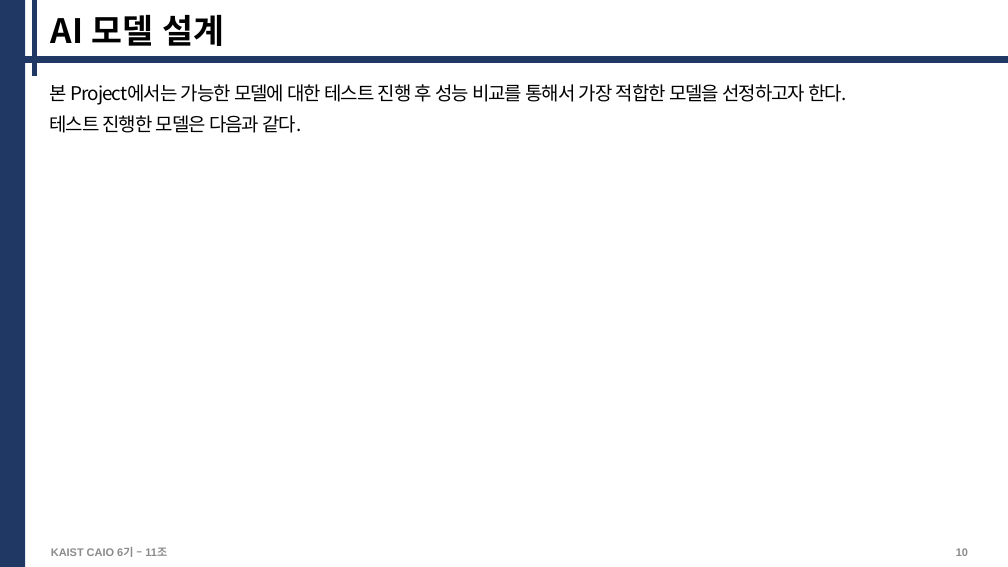
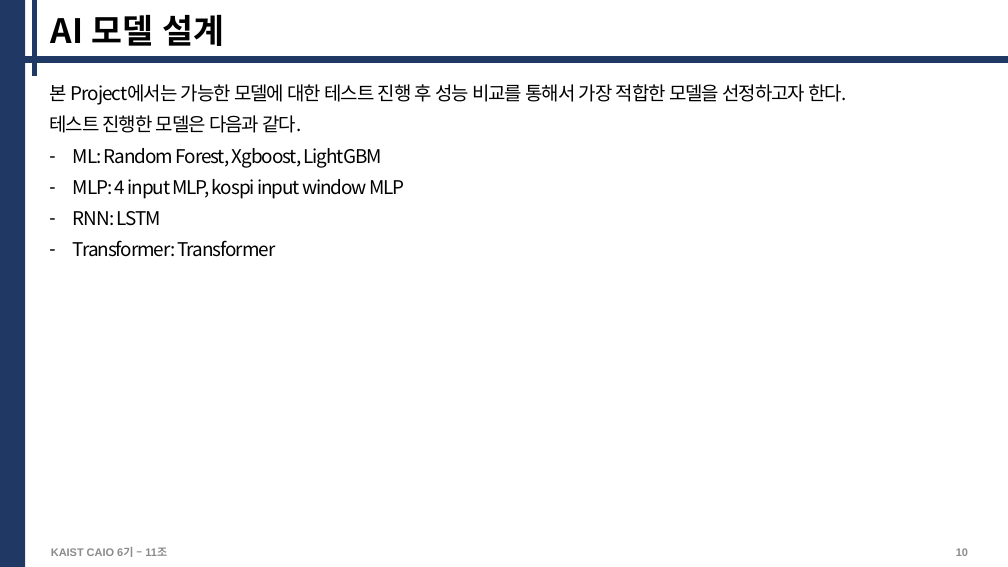
Before and after one commit to alan-kwak/CAIO6_team11, a slide deck: slide 10 of 과제(11조)_AI를 활용한 주가예측_V0.2.pptx. Drawn at 1008x567 pixels with LibreOffice and Linux fonts; fonts in the diff are those of the drawing. Boxes give left, top, right and bottom in pixels: in the first picture for what was removed or moved away, otherwise in the second. Text is boxed around its words. In the diff, an @@ line names an element or a change of style, - is before the commit and + after.

Commit message:
transformer with kospi window inputs and add some images

```diff
--- a/과제(11조)_AI를 활용한 주가예측_V0.2.pptx
+++ b/과제(11조)_AI를 활용한 주가예측_V0.2.pptx
@@ text at (73, 148, 404, 257): paragraphs added @@
+– ML: Random Forest, Xgboost, LightGBM
+– MLP: 4 input MLP, kospi input window MLP
+– RNN: LSTM
+– Transformer: Transformer
```
Also in this commit, not shown: 1 other slide changed, 2 slides added, 28 other files.
